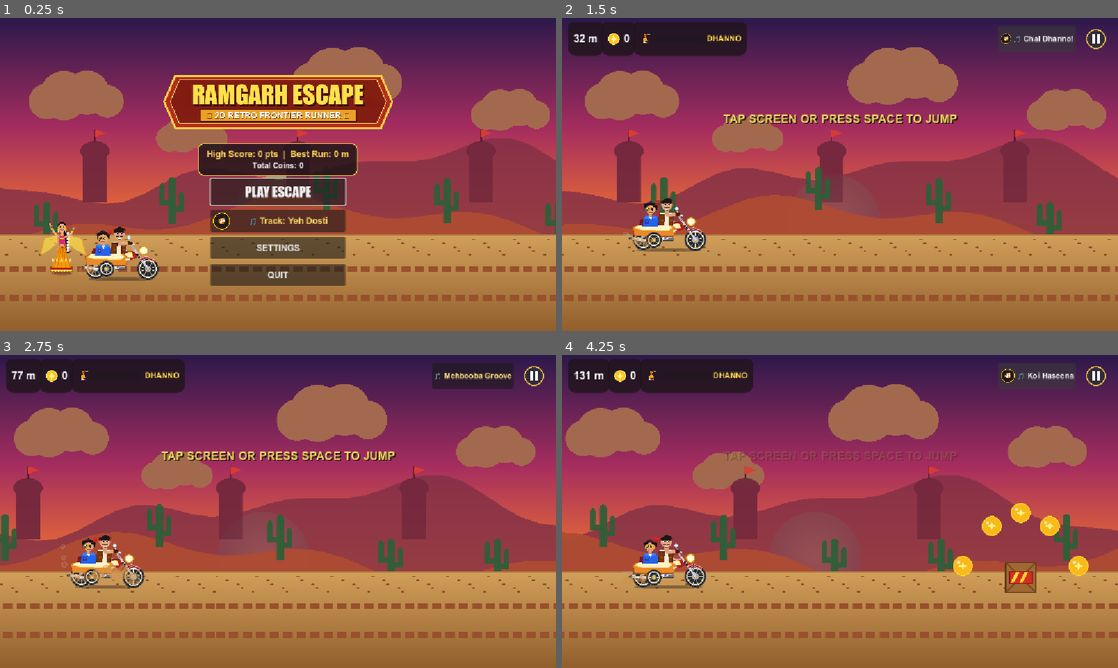
Above: before the commit, frames 1-4 (two rows, left to right).
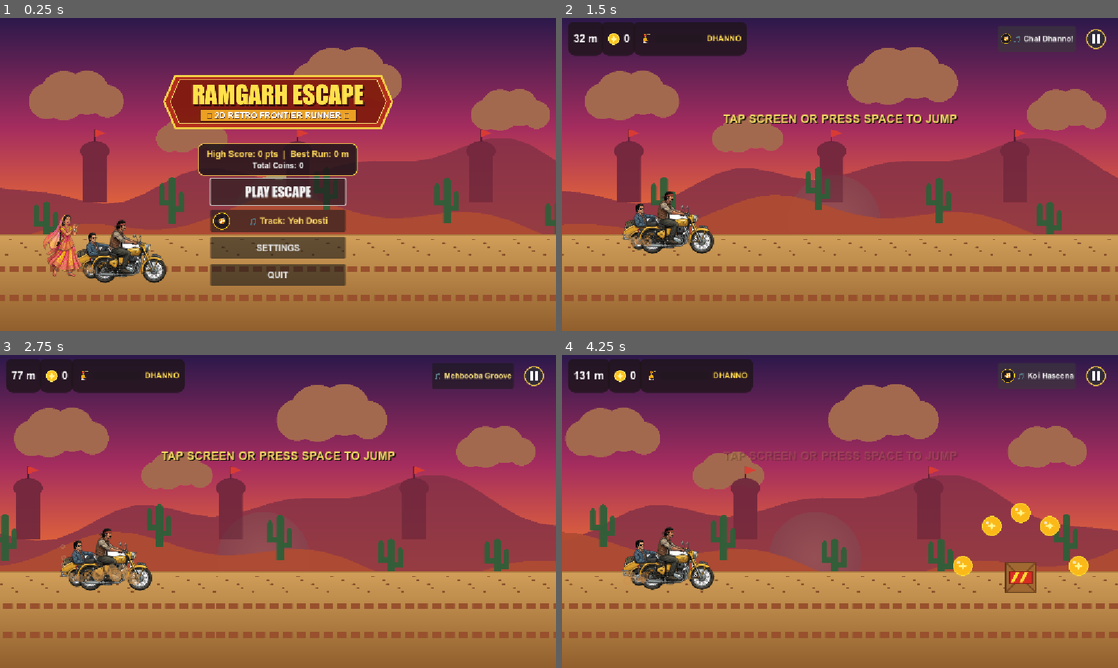
Above: after the commit, the same moments.

Repository: Rushikesh5102/Ramgarh-Escape---Retro-Frontier-Runner-Game
Game: Godot game, scene res://scenes/main_menu.tscn
Same seed, same stepped clock (60 frames per second), same inputs: the game is played once before the commit and once after it. Sound files missing from this copy of the repository are replaced by a short silence.
Inputs (mouse positions are in pixels of both pictures, inside the frame that each line leads up to):
- Up to frame 1 (0.25 s): no input
- Up to frame 2 (1.5 s): click "PLAY ESCAPE" at 0.5 s; click "🎵 Yeh Dosti" at 1.25 s
- Up to frame 3 (2.75 s): move the mouse to (400, 495) at 2.02 s; tap M at 2.1 s; click (400, 495) at 2.17 s
- Up to frame 4 (4.25 s): click "🎵 Mehbooba Groove" at 2.75 s; click "🎵 Frontier Escape" at 3.5 s

The runs differ from the first frame. In frame 1, 2.8% of the frame differs, in the area x 7-30%, y 62-85%; in frame 2, 1.9%; in frame 3, 1.9%; in frame 4, 2.0%.

Commit message:
feat: realistic high-definition character sprites, continuous uninterrupted Bollywood music, and clean tanga companion layout

Diff:
--- a/scripts/game_manager.gd
+++ b/scripts/game_manager.gd
@@ -110,8 +110,8 @@
 	fever_timer = FEVER_DURATION
 	fever_meter = 100.0
 	fever_changed.emit(100.0, true)
-	AudioManager.play_bgm("Chal Dhanno!")
 	AudioManager.play_sfx("fever_start")
+	AudioManager.play_sfx("dhanno_gallop")
 	var dialogue = get_node_or_null("/root/Main/DialogueSystem")
 	if dialogue:
 		dialogue.trigger_fever_banter()
@@ -120,14 +120,12 @@
 	is_fever_active = false
 	fever_meter = 0.0
 	fever_changed.emit(0.0, false)
-	AudioManager.play_bgm("Yeh Dosti")
 
 func trigger_game_over() -> void:
 	if current_state == State.GAME_OVER:
 		return
 	current_state = State.GAME_OVER
 	is_fever_active = false
-	AudioManager.stop_bgm()
 	AudioManager.play_sfx("hit")
 
 	# Update persistent high scores
Binary file changed: assets/sprites/avatar_basanti.png
Binary file changed: assets/sprites/avatar_gabbar.png
Binary file changed: assets/sprites/avatar_jai.png
Binary file changed: assets/sprites/avatar_radha.png
Binary file changed: assets/sprites/avatar_veeru.png
Binary file changed: assets/sprites/basanti_cheer_0.png
Binary file changed: assets/sprites/basanti_cheer_1.png
Binary file changed: assets/sprites/basanti_dhanno_tanga_0.png
Binary file changed: assets/sprites/basanti_dhanno_tanga_1.png
Binary file changed: assets/sprites/player_hit_0.png
Binary file changed: assets/sprites/player_hit_1.png
Binary file changed: assets/sprites/player_jump_0.png
(and 9 more such lines)
